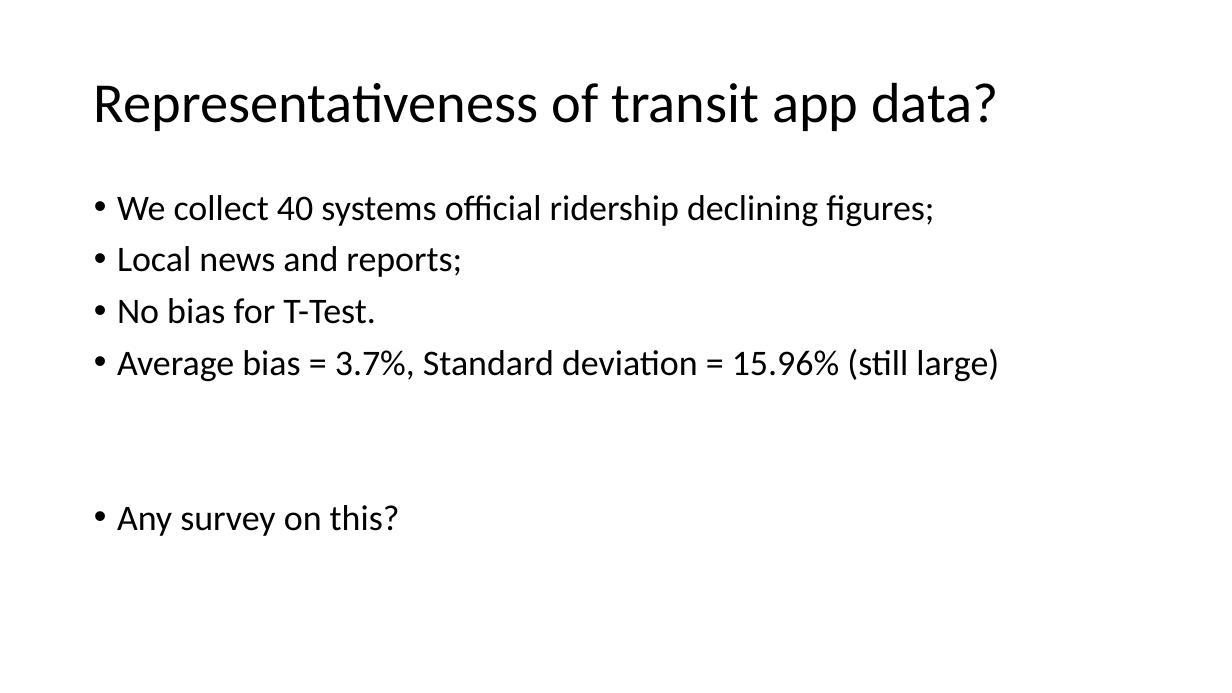
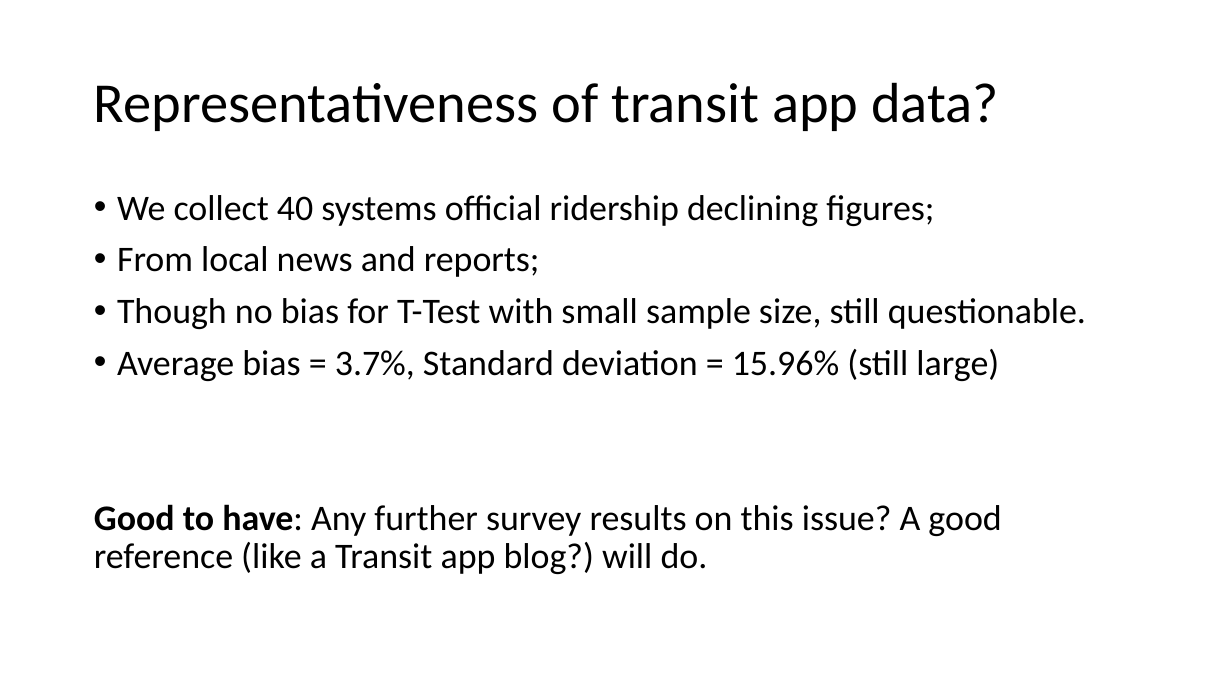
Before and after one commit to luyuliu/COVID-Transit-Demand, a slide deck: slide 13 of doc/pre_results.pptx. Drawn at 1232x693 pixels with LibreOffice and Linux fonts; fonts in the diff are those of the drawing. Boxes give left, top, right and bottom in pixels: in the first picture for what was removed or moved away, otherwise in the second. Text is boxed around its words. In the diff, an @@ line names an element or a change of style, - is before the commit and + after.

```diff
--- a/doc/pre_results.pptx
+++ b/doc/pre_results.pptx
@@ text at (117,246,1086,329): text changed @@
-• Local news and reports;
-• No bias for T-Test.
+• From local news and reports;
+• Though no bias for T-Test with small sample size, still questionable.
@@ text at (94,504,1001,574): text changed @@
-• Any survey on this?
+Good to have: Any further survey results on this issue? A good reference (like a Transit app blog?) will do.
```
Also in this commit, not shown: 10 other slides changed, 1 slide added, 1 slide removed, 4 other files.
